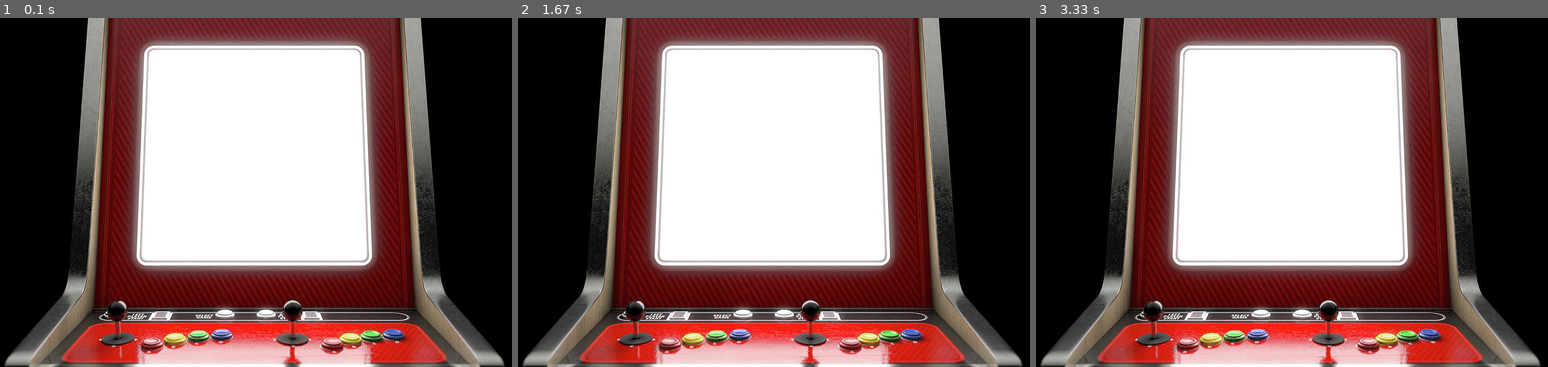
Above: before the commit, frames 1-3 (left to right).
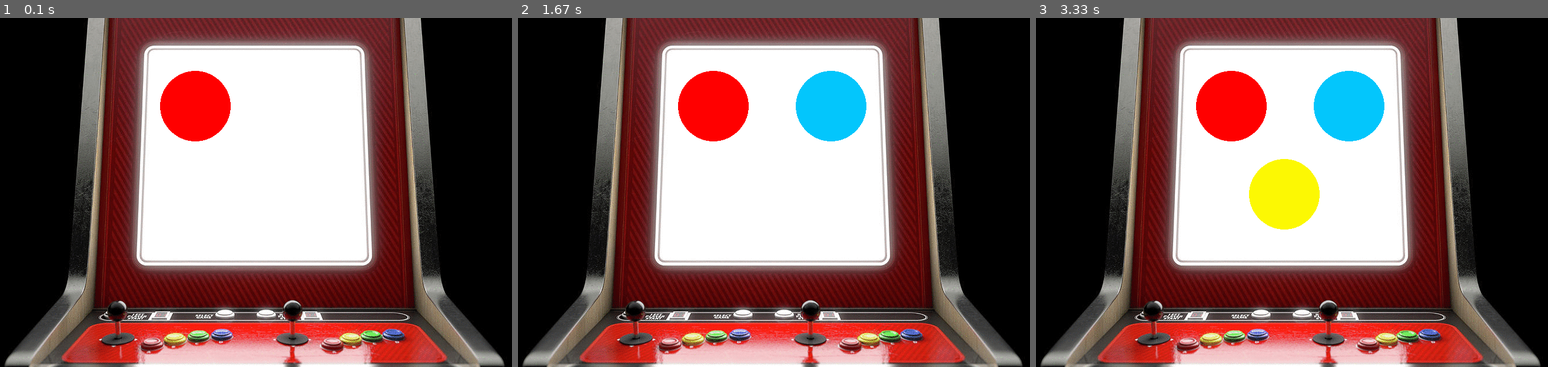
Above: after the commit, the same moments.

Repository: hope111799/KMTVarcade
Game: pygame game, started from pygame-example3.py
Two runs of this game, one before a commit and one after it. Both use one fixed random seed, a clock stepped at 60 frames per second and the inputs below.
Inputs:
- Up to frame 1 (0.1 s): no input
- Up to frame 2 (1.67 s): no input
- Up to frame 3 (3.33 s): no input

The runs differ from the first frame. In frame 1, 2.2% of the frame differs, in the area x 31-46%, y 15-36%; in frame 2, 4.4%; in frame 3, 6.5%, in the area x 31-69%, y 15-61%.

Commit message:
Update pygame-example3.py
I added the circles and deleted these lines of code:
     pygame.display.flip()
    clock.tick(clock_tick_rate)

Diff:
--- a/pygame-example3.py
+++ b/pygame-example3.py
@@ -32,8 +32,16 @@
     screen.blit(background_image, [0, 0])
 
 
+    red= (255,0,0)
+    spinner= pygame.draw.circle(screen, red, (350, 150), 60)
+    pygame.display.flip()
 
+    blue= (3,198,252)
+    space= pygame.draw.circle(screen, blue, (550, 150), 60)
     pygame.display.flip()
-    clock.tick(clock_tick_rate)
+
+    yellow= (252,248,3)
+    pacman= pygame.draw.circle(screen, yellow, (440, 300), 60)
+    pygame.display.flip()
 
 pygame.quit()
